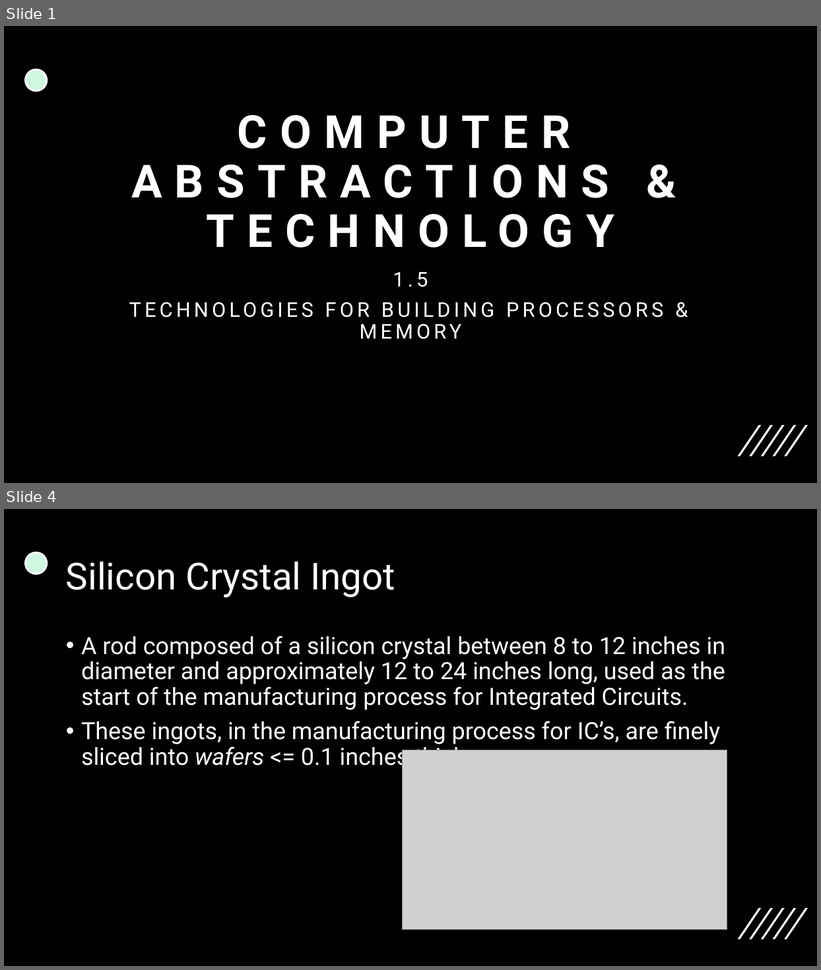
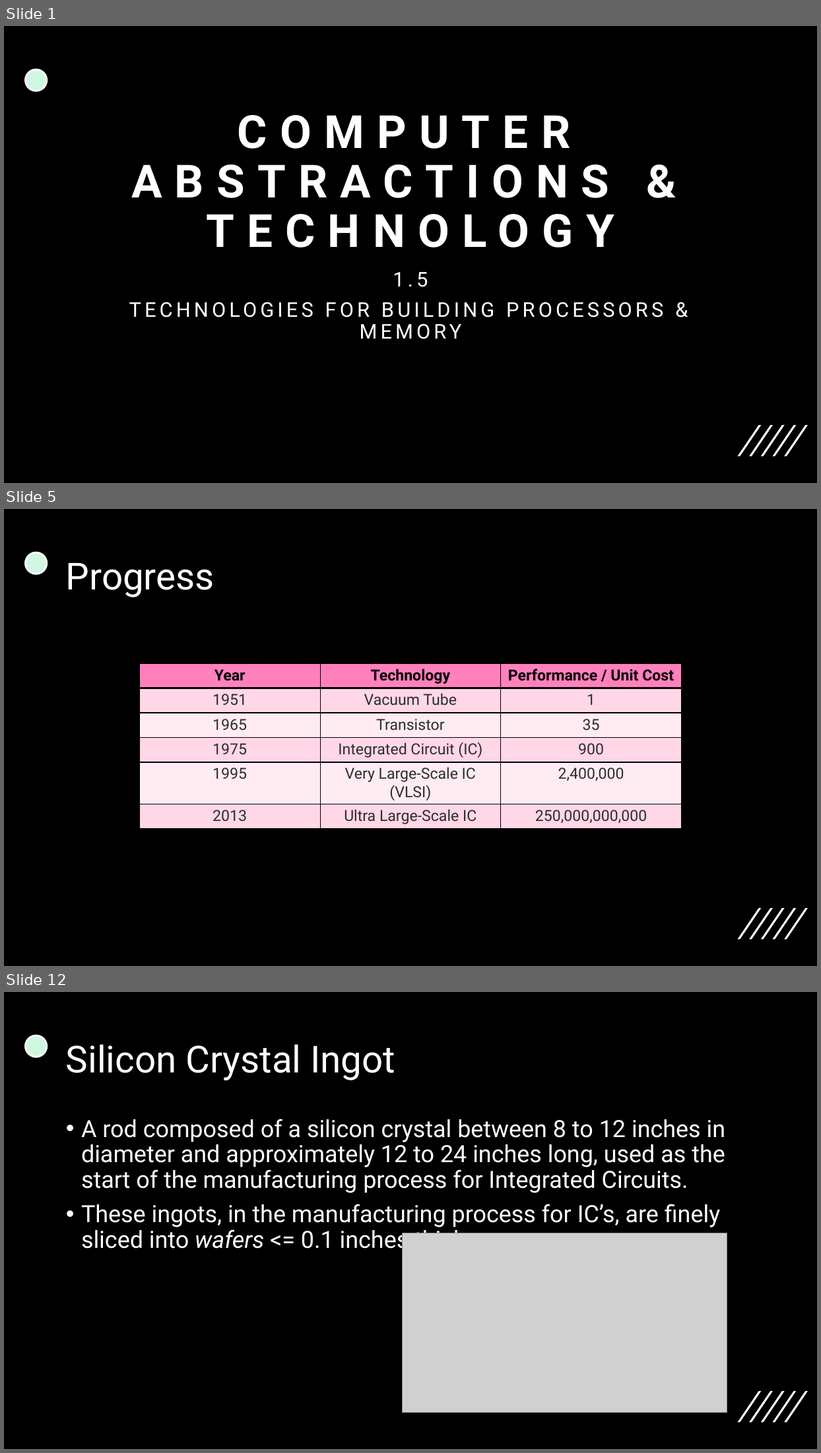
Before and after one commit to 00bayz/csci370_presentations, a slide deck: csci370_ch1_presentation.pptx. Shown one above the other, each under a label of ours: slides 1 and 4 before the commit, slides 1, 5 and 12 after it; the slides between them are not shown. The pictures are 821x970 and 821x1453 pixels, drawn with LibreOffice and Linux fonts; fonts in the diff are those of the drawing; grey boxes stand for pictures. Boxes give left, top, right and bottom in pixels: in the first picture for what was removed or moved away, otherwise in the second. Text is boxed around its words. In the diff, an @@ line names an element or a change of style, - is before the commit and + after.

```diff
--- a/csci370_ch1_presentation.pptx
+++ b/csci370_ch1_presentation.pptx
@@ slide 5 added at <box>4,509,817,966</box>, background #000000; not listed: 6 template elements that a slide beside it also shows @@
@@ title added at <box>66,563,215,597</box>, 44 pt, text #FFFFFF @@
+Progress
@@ table added at <box>139,663,681,827</box>, 6 rows, 3 columns @@
+Year | Technology | Performance / Unit Cost
+1951 | Vacuum Tube | 1
+1965 | Transistor | 35
+1975 | Integrated Circuit (IC) | 900
+1995 | Very Large-Scale IC (VLSI) | 2,400,000
+2013 | Ultra Large-Scale IC | 250,000,000,000
@@ what was slide 4 is now slide 12 @@
```
Also in this commit, not shown: 9 other slides added, 2 slides removed.
